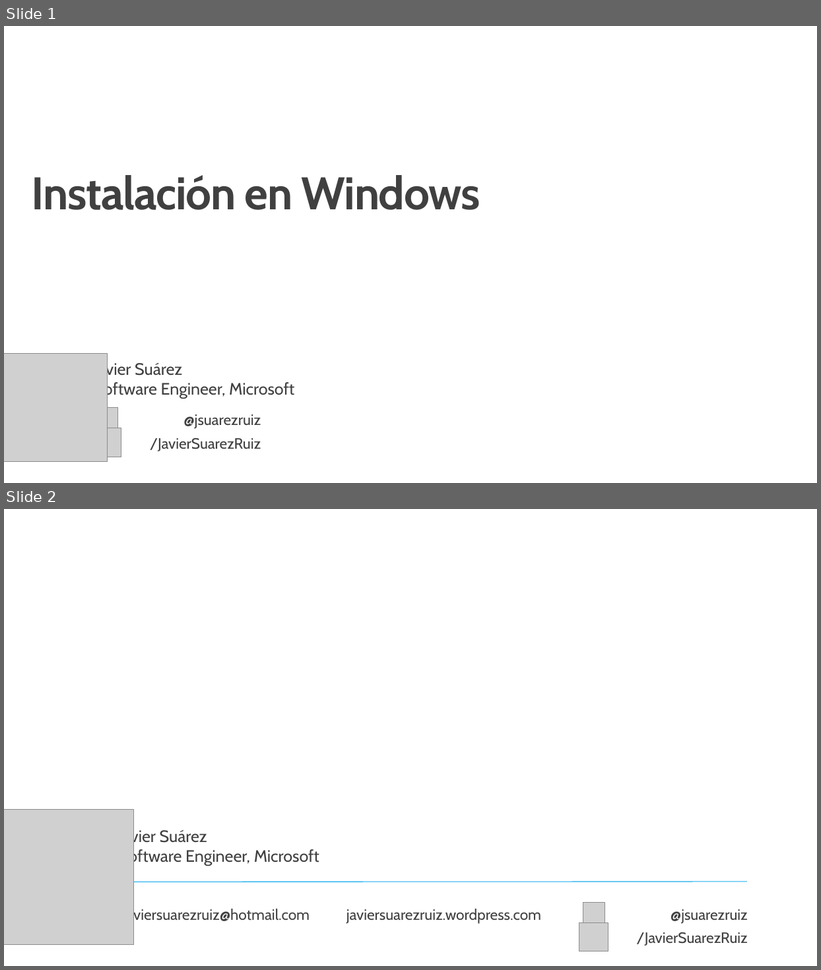
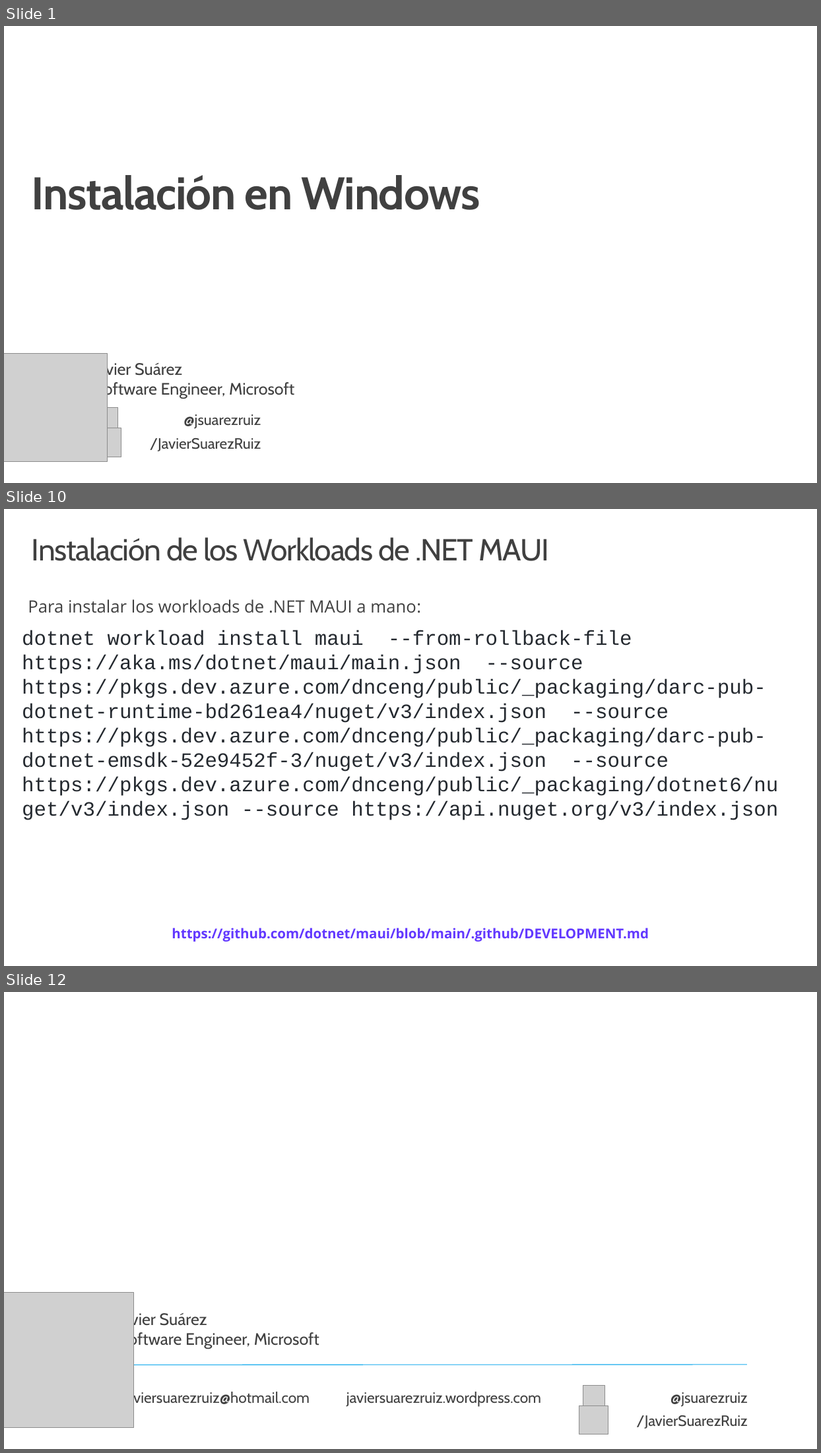
Before and after one commit to jsuarezruiz/taller-dotnet-maui, a slide deck: Bloque 2 - Instalación/Taller5 - Instalación en Windows.pptx. Shown one above the other, each under a label of ours: slides 1 and 2 before the commit, slides 1, 10 and 12 after it; the slides between them are not shown. The pictures are 821x970 and 821x1453 pixels, drawn with LibreOffice and Linux fonts; fonts in the diff are those of the drawing; grey boxes stand for pictures; background and template pictures are left out. Boxes give left, top, right and bottom in pixels: in the first picture for what was removed or moved away, otherwise in the second. Text is boxed around its words. In the diff, an @@ line names an element or a change of style, - is before the commit and + after.

```diff
--- a/Bloque 2 - Instalación/Taller5 - Instalación en Windows.pptx
+++ b/Bloque 2 - Instalación/Taller5 - Instalación en Windows.pptx
@@ slide 10 added at (x1=4, y1=509, x2=817, y2=966), background #FFFFFF @@
@@ title added at (x1=32, y1=537, x2=549, y2=561), 36 pt, text #404040 @@
+Instalación de los Workloads de .NET MAUI
@@ text added at (x1=28, y1=599, x2=421, y2=613), 20 pt, text #404040 @@
+Para instalar los workloads de .NET MAUI a mano:
@@ text added at (x1=22, y1=630, x2=778, y2=821), 24 pt, text #24292F @@
+dotnet workload install maui --from-rollback-file https://aka.ms/dotnet/maui/main.json --source https://pkgs.dev.azure.com/dnceng/public/_packaging/darc-pub-dotnet-runtime-bd261ea4/nuget/v3/index.json --source https://pkgs.dev.azure.com/dnceng/public/_packaging/darc-pub-dotnet-emsdk-52e9452f-3/nuget/v3/index.json --source https://pkgs.dev.azure.com/dnceng/public/_packaging/dotnet6/nuget/v3/index.json --source https://api.nuget.org/v3/index.json
@@ text added at (x1=172, y1=928, x2=649, y2=942), 16 pt, text #6238FF, bold @@
+https://github.com/dotnet/maui/blob/main/.github/DEVELOPMENT.md
@@ what was slide 2 is now slide 12 @@
```
Also in this commit, not shown: 9 other slides added, 1 other file.
